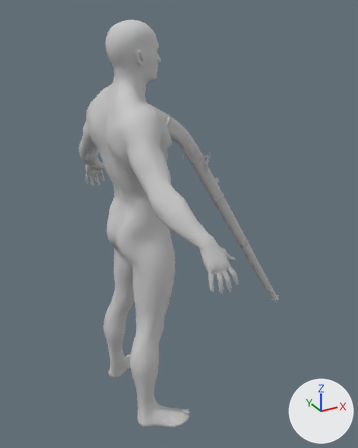
Renders of the FBX model Character/Animation/ZWM/Shoot/Gun/Anim_Gun_AimOffset_D.FBX from each side of a commit.
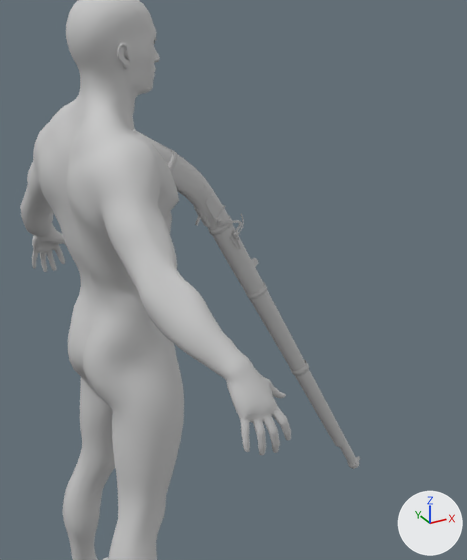
Old and new are each drawn whole from a 50 mm camera at (-0.837, -1.864, 1.853) aimed at (0.215, 0.047, 0.897) and again close up on the part from 19% to 95% of the width and 6% to 79% of the height. The lights are fixed; the arrows at lower right show +X, +Y and +Z. Where no turn or scale is listed for an object, it has been applied to the vertices.

Objects in the first close-up: 'Gun', 'Male_Body', 'Male_Hand', 'Male_Head', 'Male_Leg'.
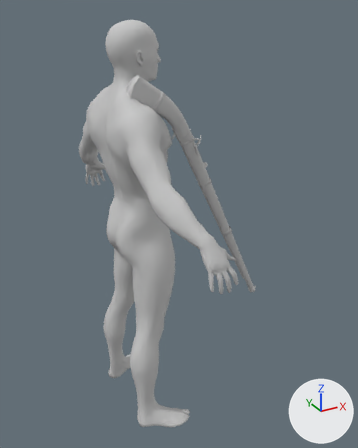
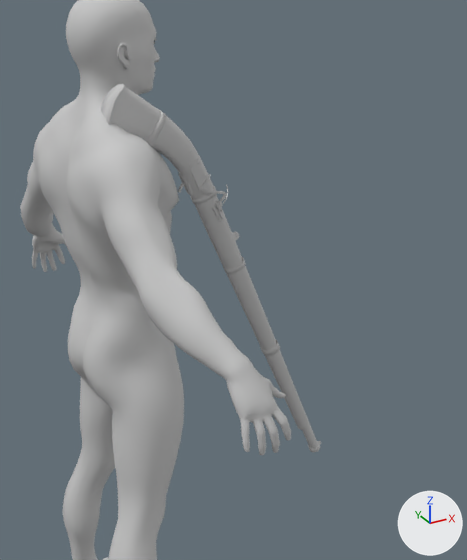
What differs and where, as boxes (x1, y1, x2, y2) in the close-ups (467 x 560 px):
'Gun', moved, turned
    before: (132, 128, 360, 469)
    after: (101, 84, 321, 452)

Edits to the bpy script that builds the scene:
```text
Change ob_gun:
    ob_gun.location: (0.18, -0.063, 1.271) -> (0.117, -0.092, 1.369)
    ob_gun.rotation_euler: (0.0, 1.047, 0.0) -> (0.207, 1.102, 0.182)  # degrees (0, 60, 0) -> degrees (12, 63, 10)
```
